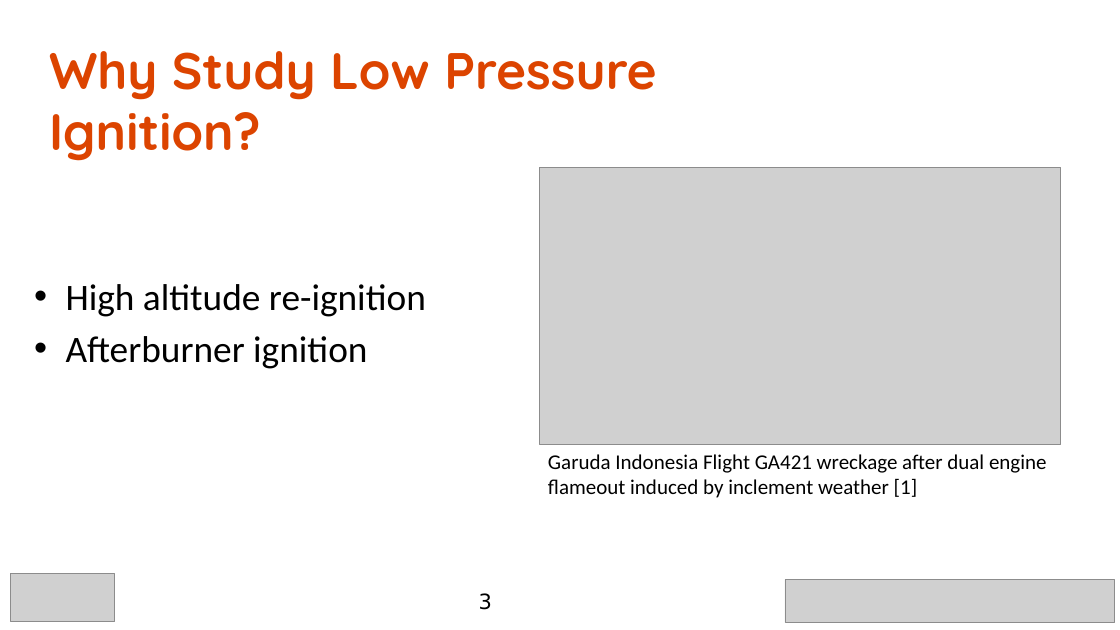
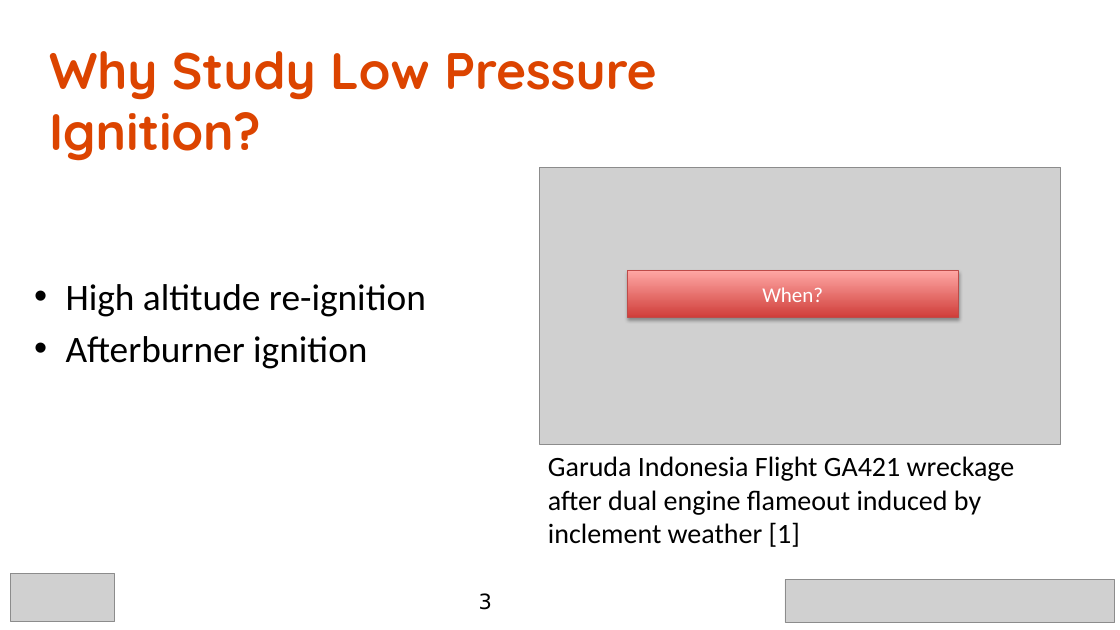
Before and after one commit to caplanda/Spark-Kernels-SciTech-Presentation, a slide deck: slide 3 of Spark Kernels v2.pptx. Drawn at 1120x630 pixels with LibreOffice and Linux fonts; fonts in the diff are those of the drawing; grey boxes stand for pictures; background and template pictures are left out. Boxes give left, top, right and bottom in pixels: in the first picture for what was removed or moved away, otherwise in the second. Text is boxed around its words. In the diff, an @@ line names an element or a change of style, - is before the commit and + after.

```diff
--- a/Spark Kernels v2.pptx
+++ b/Spark Kernels v2.pptx
@@ rectangle added at (628, 271, 959, 318), fill gradient #D1403C to #FFA6A5, outline #BF4C48 0.75 pt, 18 pt, text #FFFFFF @@
+When?
@@ text "Garuda Indonesia Flight GA421 wreckage ..." at (548, 456, 1015, 547): size 18 to 24 pt @@
```
Also in this commit, not shown: 7 other slides changed, 19 slides added, 1 slide removed, 2 other files.
